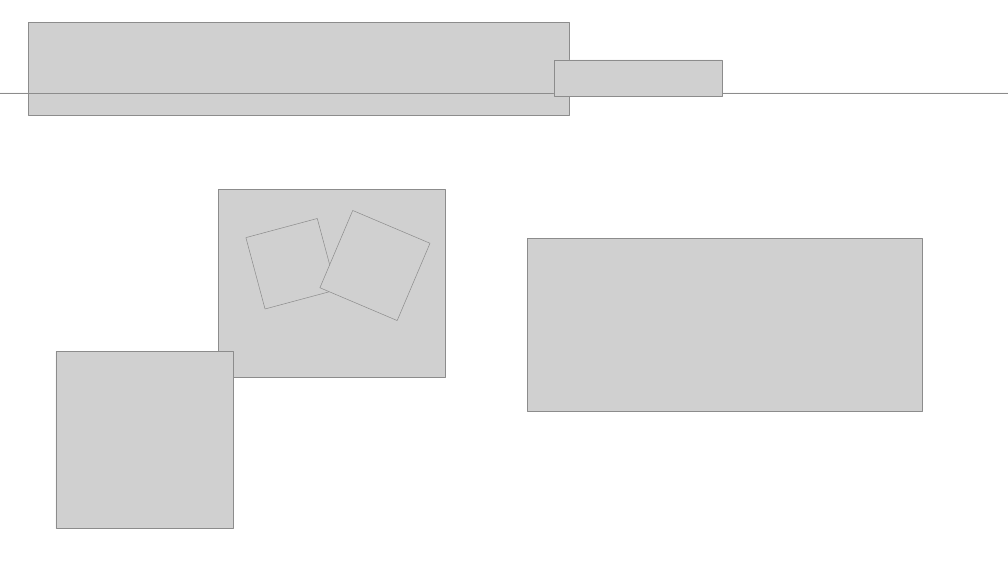
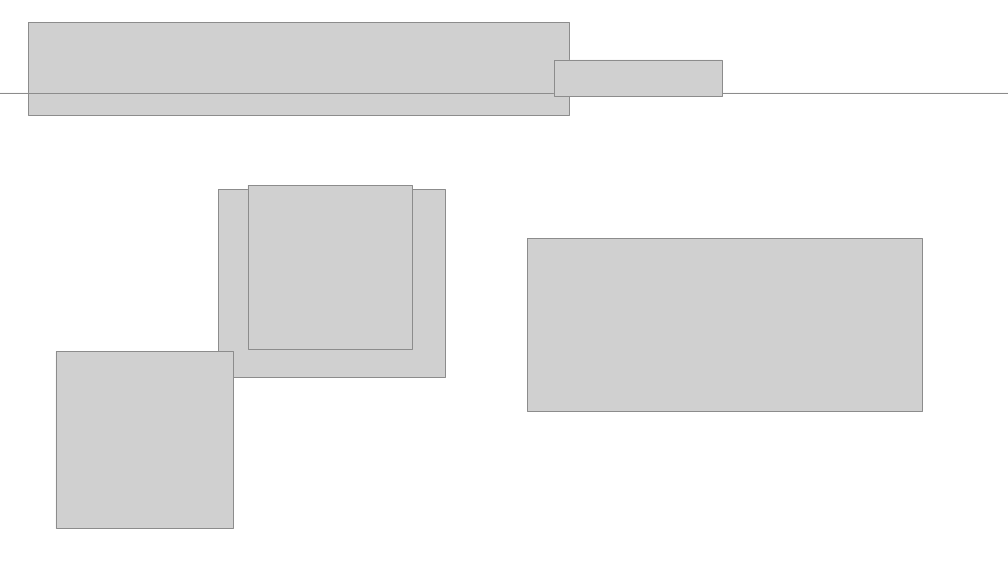
Before and after one commit to freelcove/mws_kb, a slide deck: slide 3 of KB2023_DB_PROJECT_PPT_서정빈.pptx (slide 2 before the commit). Drawn at 1008x567 pixels with LibreOffice and Linux fonts; fonts in the diff are those of the drawing; grey boxes stand for pictures. Boxes give left, top, right and bottom in pixels: in the first picture for what was removed or moved away, otherwise in the second. Text is boxed around its words. In the diff, an @@ line names an element or a change of style, - is before the commit and + after.

```diff
--- a/KB2023_DB_PROJECT_PPT_서정빈.pptx
+++ b/KB2023_DB_PROJECT_PPT_서정빈.pptx
@@ picture added at (x1=248, y1=185, x2=412, y2=349) @@
@@ picture removed at (x1=246, y1=218, x2=336, y2=309) @@
@@ picture removed at (x1=320, y1=211, x2=430, y2=321) @@
```
Also in this commit, not shown: 3 other slides changed, 4 slides added, 3 slides removed.
